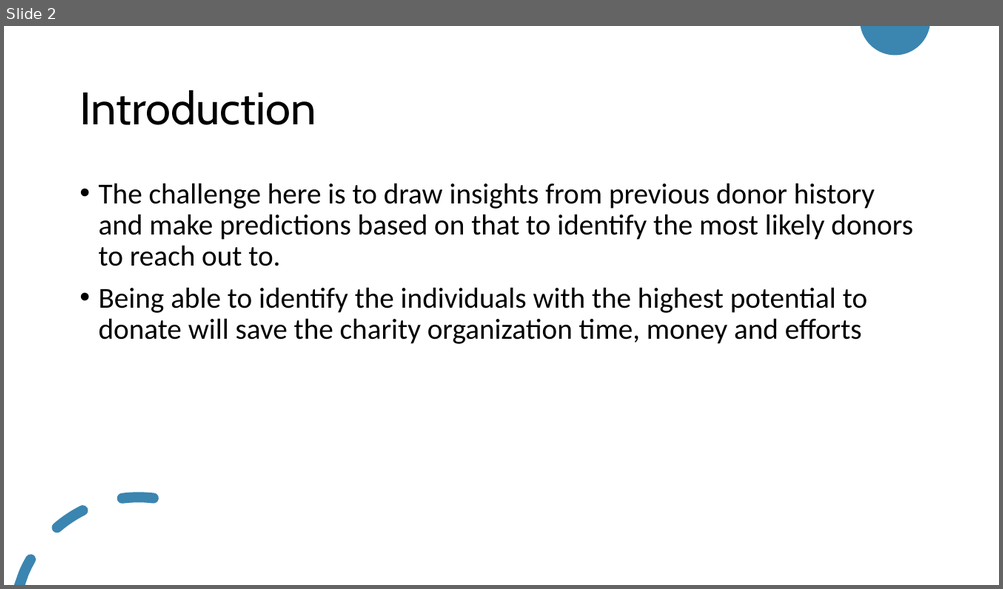
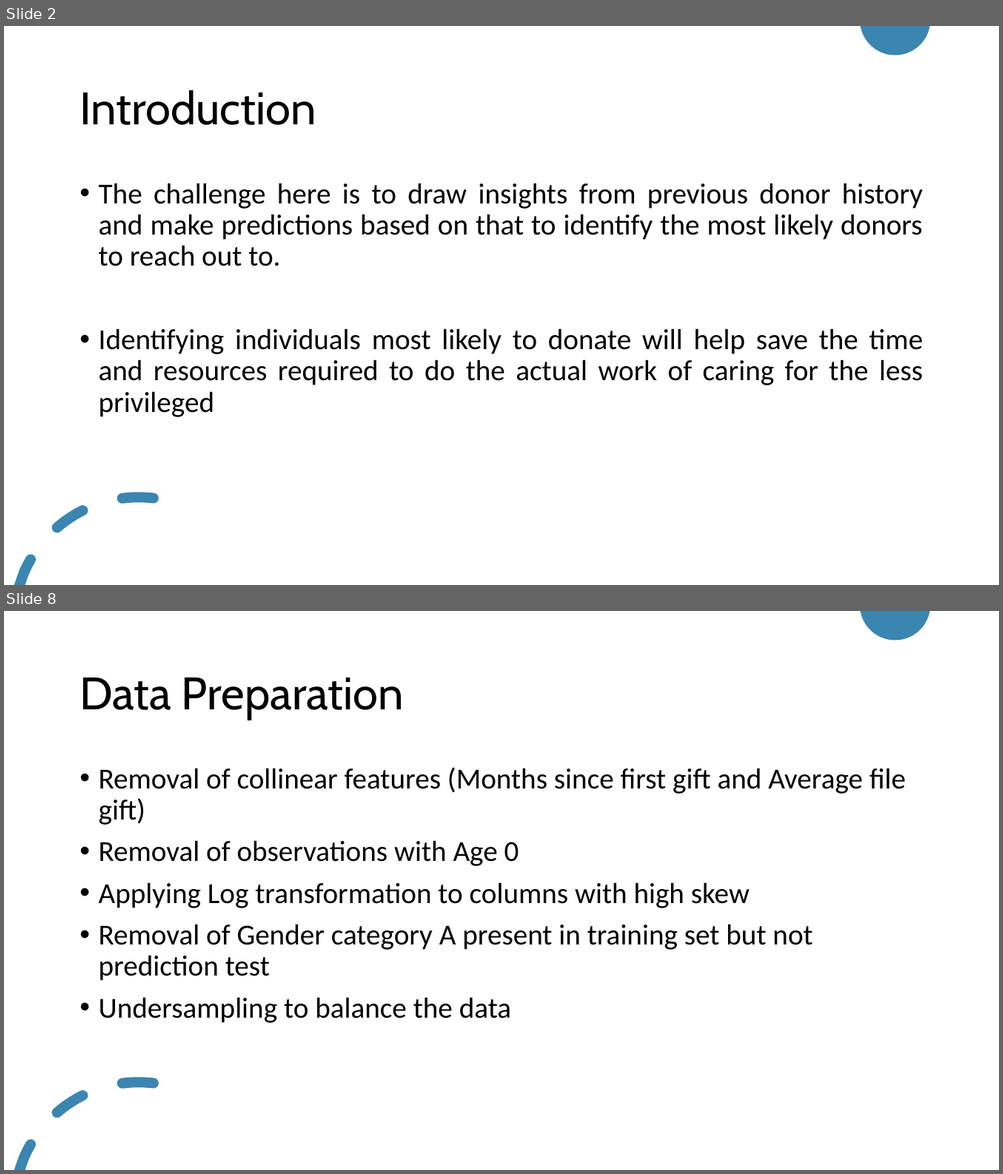
Before and after one commit to Ay-slim/Data-Science-Portfolio--Ayooluwa, a slide deck: Donor_prediction_challenge/Presentation.pptx. Shown one above the other, each under a label of ours: slide 2 before the commit, slides 2 and 8 after it; the slides between them are not shown. The pictures are 1003x589 and 1003x1174 pixels, drawn with LibreOffice and Linux fonts; fonts in the diff are those of the drawing. Boxes give left, top, right and bottom in pixels: in the first picture for what was removed or moved away, otherwise in the second. Text is boxed around its words. In the diff, an @@ line names an element or a change of style, - is before the commit and + after.

```diff
--- a/Donor_prediction_challenge/Presentation.pptx
+++ b/Donor_prediction_challenge/Presentation.pptx
@@ slide 8 added at <box>4,611,999,1170</box>, background #FFFFFF; not listed: 2 template elements that a slide beside it also shows @@
@@ title added at <box>79,678,404,720</box>, 44 pt, text #000000 @@
+Data Preparation
@@ text added at <box>99,767,905,1023</box>, 28 pt, text #000000 @@
+• Removal of collinear features (Months since first gift and Average file gift)
+• Removal of observations with Age 0
+• Applying Log transformation to columns with high skew
+• Removal of Gender category A present in training set but not prediction test
+• Undersampling to balance the data
@@ slide 2 changed as well @@
@@ text at <box>99,183,922,266</box>: alignment left to justified @@
@@ text at <box>99,329,923,417</box>: text changed @@
-• Being able to identify the individuals with the highest potential to donate will save the charity organization time, money and efforts
+• Identifying individuals most likely to donate will help save the time and resources required to do the actual work of caring for the less privileged
```
Also in this commit, not shown: 4 other slides changed, 5 other slides added, 2 slides removed, 1 other file.
